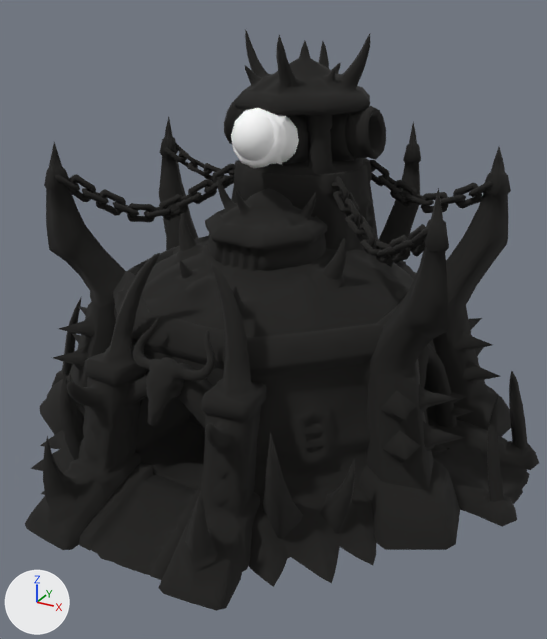
What one commit did to the glTF model 3d/passe-alterac/models/storm_building_wcav_horde_keep.glb.
Before and after are seen from a 50 mm lens placed at (5.11, -9.07, 6.36), pointed at (0.28, -0.29, 1.97). Lighting does not change. The marker at lower left points along +X, +Y and +Z. The older version comes first. Vertices at exactly the same position are counted once.
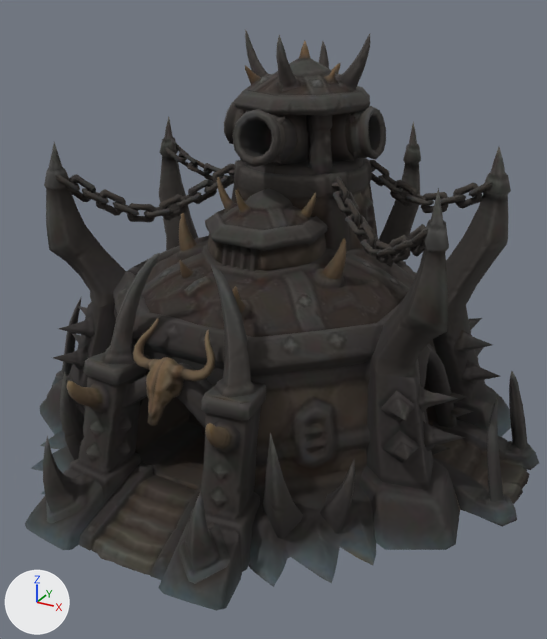
Where the change shows, as pixel boxes [x1, y1, x2, y2] in the pictures (547 x 639 px):
part 1 of me_mesh_0, deleted: before [232, 111, 274, 161]
part 2 of me_mesh_0, deleted: before [231, 108, 299, 168]
part 3 of me_mesh_0, surface changed: [25, 30, 539, 611] in both

What changed in the scene script:
```text
Change me_mesh_0:
    used by ob_mesh_0; location = (0.0, 0.0, 0.0)
    remove me_mesh_0.from_pydata(...)  # 9403 vertices, 18264 faces; spans x -4.03..4.03, y -3.79..3.8, z -0.06..5.79
    add me_mesh_0.from_pydata(...)  # 8768 vertices, 17012 faces; spans x -4.03..4.03, y -3.79..3.8, z -0.06..5.79
    me_mesh_0 part 1: the loose piece of 482 vertices spanning x -0.33..0.33, y -0.58..0.08, z 4.21..4.87 is deleted
    me_mesh_0 part 2: the loose piece of 153 vertices spanning x -0.39..0.39, y -0.4..0.57, z 4.04..4.91 is deleted
    me_mesh_0 part 3: 17007 kept faces spanning x -4.03..4.03, y -3.79..3.8, z -0.06..5.79 get new texture (UV) coordinates
    remove me_mesh_0.materials.append(mat_material_1)  # white #ffffff
```
